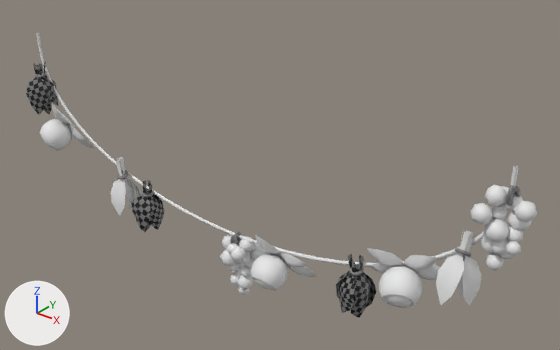
An edit to the Blender file Model/Garland.blend, drawn before and after from the same camera.
Rendered twice from a 50 mm camera at (15.95, -17.1, 8.64) aimed at (1.41, 1.08, -2.63). Every picture has the same lights, and +X, +Y and +Z are marked at lower left. The older version comes first.

Objects in the first picture: 'Grape_A', 'Grape_B', 'Leaves_A', 'Leaves_B', 'Leaves_C', 'Liana', 'Light_A', 'Light_B', 'Light_C', 'RandomLeaves_A', 'RandomLeaves_B'.
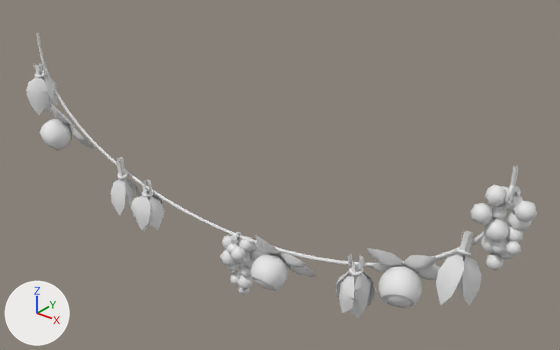
The change, as a list of edits to the scene's bpy script:
```text
Change me_leaves_ashape:
    where me_leaves_ashape.from_pydata(...)  # 180 vertices, 129 faces; spans x -0.54..0.55, y -0.52..0.52, z -1.64..0.48
    remove me_leaves_ashape.materials.append(mat_base)
Change me_leaves_bshape:
    where me_leaves_bshape.from_pydata(...)  # 180 vertices, 129 faces; spans x -0.54..0.55, y -0.52..0.52, z -1.64..0.48
    remove me_leaves_bshape.materials.append(mat_base)
Change me_leaves_cshape:
    where me_leaves_cshape.from_pydata(...)  # 180 vertices, 129 faces; spans x -0.54..0.55, y -0.52..0.52, z -1.64..0.48
    remove me_leaves_cshape.materials.append(mat_base)
Change me_randomleaves_ashape:
    where me_randomleaves_ashape.from_pydata(...)  # 124 vertices, 100 faces; spans x -0.48..0.51, y -0.42..0.64, z -1.61..0.69
    used by ob_randomleaves_a; location = (-5.11, -0.25, -4.1)
    me_randomleaves_ashape part 1
    40 faces are deleted
    40 new faces join them
    me_randomleaves_ashape part 2: 60 faces spanning x -0.22..0.22, y -0.18..0.2, z -0.14..0.17 switch from mat_base to no material
Change me_grape_ashape:
    where me_grape_ashape.from_pydata(...)  # 510 vertices, 480 faces; spans x -0.84..0.53, y -0.71..0.7, z -2.23..0.28
    used by ob_grape_a; location = (0.44, -0.07, -4.93); rotation_euler = (0.0, 0.0, -1.894), in degrees (0, 0, -109)
    me_grape_ashape part 3: all 120 faces that had it switch from mat_base to no material
Change me_grape_bshape:
    where me_grape_bshape.from_pydata(...)  # 510 vertices, 480 faces; spans x -0.84..0.53, y -0.71..0.7, z -2.23..0.28
    used by ob_grape_b; location = (9.69, 0.0, -0.25); rotation_euler = (0.0, 0.0, -5.036), in degrees (0, 0, -289)
    me_grape_bshape part 4: all 120 faces that had it switch from mat_base to no material
Change me_randomleaves_bshape:
    where me_randomleaves_bshape.from_pydata(...)  # 124 vertices, 100 faces; spans x -0.48..0.51, y -0.42..0.64, z -1.61..0.69
    used by ob_randomleaves_b; location = (8.71, -0.25, -2.21); rotation_euler = (0.0, 0.0, -3.142), in degrees (0, 0, -180)
    me_randomleaves_bshape part 5: 60 faces spanning x -0.22..0.22, y -0.18..0.2, z -0.14..0.17 switch from mat_base to no material
```

What differs and where, as boxes (x1, y1, x2, y2) in the pictures (560 x 350 px; the box of a moved part takes in the faces that stretch with it):
'Leaves_C', recoloured (grey to white)
    both: (336, 254, 376, 318)
'Leaves_B', recoloured (grey to white)
    both: (131, 180, 165, 232)
'Leaves_A', recoloured (grey to white)
    both: (26, 61, 58, 115)
part 1 of me_randomleaves_ashape, moved or reshaped
    both: (115, 167, 141, 211)
part 2 of me_randomleaves_ashape, recoloured
    both: (117, 170, 128, 180)
part 3 of me_grape_ashape, recoloured
    both: (230, 232, 242, 245)
part 4 of me_grape_bshape, recoloured (grey to white)
    both: (505, 185, 521, 206)
part 5 of me_randomleaves_bshape, recoloured
    both: (455, 248, 471, 257)
